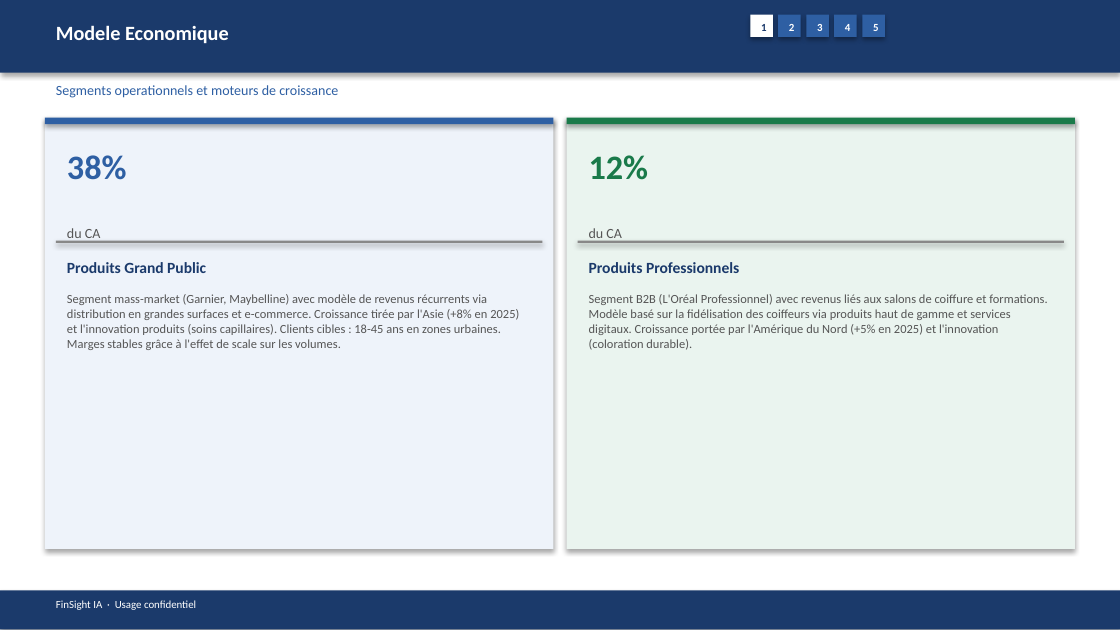
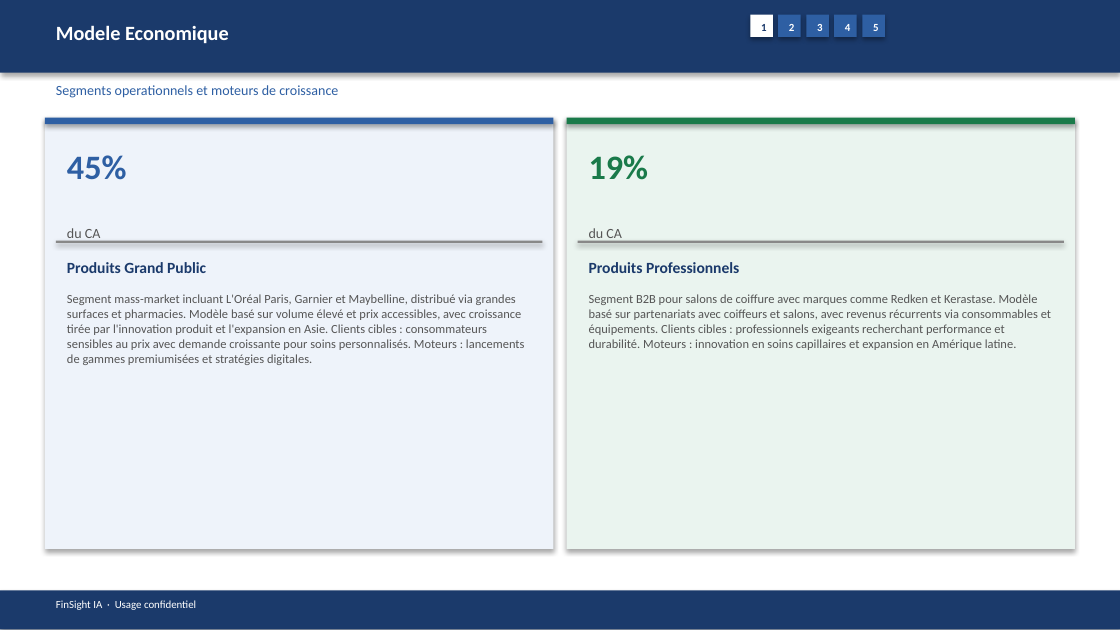
Before and after one commit to baptistejeh07-art/finsight-ia, a slide deck: slide 6 of preview/OR.PA/OR.PA_pitchbook.pptx. Drawn at 1120x630 pixels with LibreOffice and Linux fonts; fonts in the diff are those of the drawing. Boxes give left, top, right and bottom in pixels: in the first picture for what was removed or moved away, otherwise in the second. Text is boxed around its words. In the diff, an @@ line names an element or a change of style, - is before the commit and + after.

```diff
--- a/preview/OR.PA/OR.PA_pitchbook.pptx
+++ b/preview/OR.PA/OR.PA_pitchbook.pptx
@@ text at (x1=67, y1=155, x2=127, y2=180): text changed @@
-38%
+45%
@@ text at (x1=589, y1=155, x2=649, y2=180): text changed @@
-12%
+19%
@@ text at (x1=67, y1=294, x2=525, y2=365): text changed @@
-Segment mass-market (Garnier, Maybelline) avec modèle de revenus récurrents via distribution en grandes surfaces et e-commerce. Croissance tirée par l'Asie (+8% en 2025) et l'innovation produits (soins capillaires). Clients cibles : 18-45 ans en zones urbaines. Marges stables grâce à l'effet de scale sur les volumes.
+Segment mass-market incluant L'Oréal Paris, Garnier et Maybelline, distribué via grandes surfaces et pharmacies. Modèle basé sur volume élevé et prix accessibles, avec croissance tirée par l'innovation produit et l'expansion en Asie. Clients cibles : consommateurs sensibles au prix avec demande croissante pour soins personnalisés. Moteurs : lancements de gammes premiumisées et stratégies digitales.
@@ text at (x1=589, y1=294, x2=1051, y2=350): text changed @@
-Segment B2B (L'Oréal Professionnel) avec revenus liés aux salons de coiffure et formations. Modèle basé sur la fidélisation des coiffeurs via produits haut de gamme et services digitaux. Croissance portée par l'Amérique du Nord (+5% en 2025) et l'innovation (coloration durable).
+Segment B2B pour salons de coiffure avec marques comme Redken et Kerastase. Modèle basé sur partenariats avec coiffeurs et salons, avec revenus récurrents via consommables et équipements. Clients cibles : professionnels exigeants recherchant performance et durabilité. Moteurs : innovation en soins capillaires et expansion en Amérique latine.
```
Also in this commit, not shown: 13 other slides changed, 3 other files.
